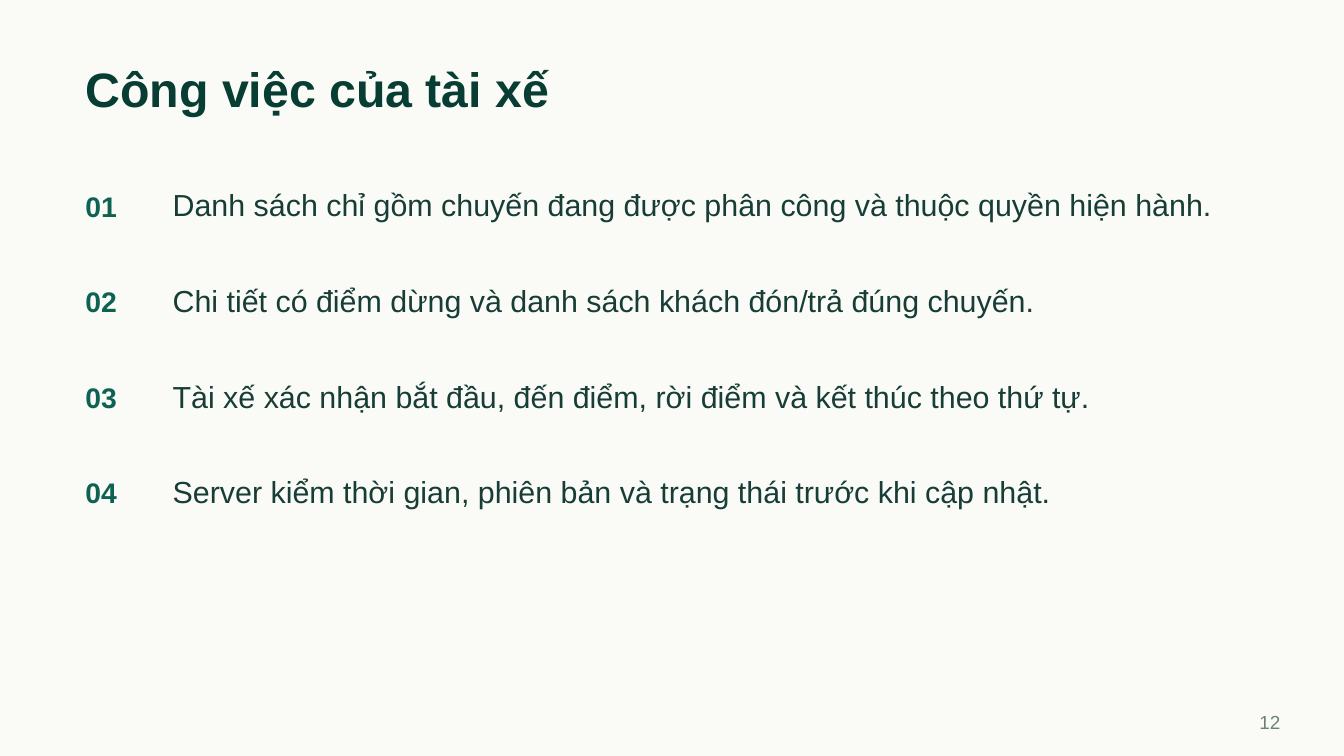
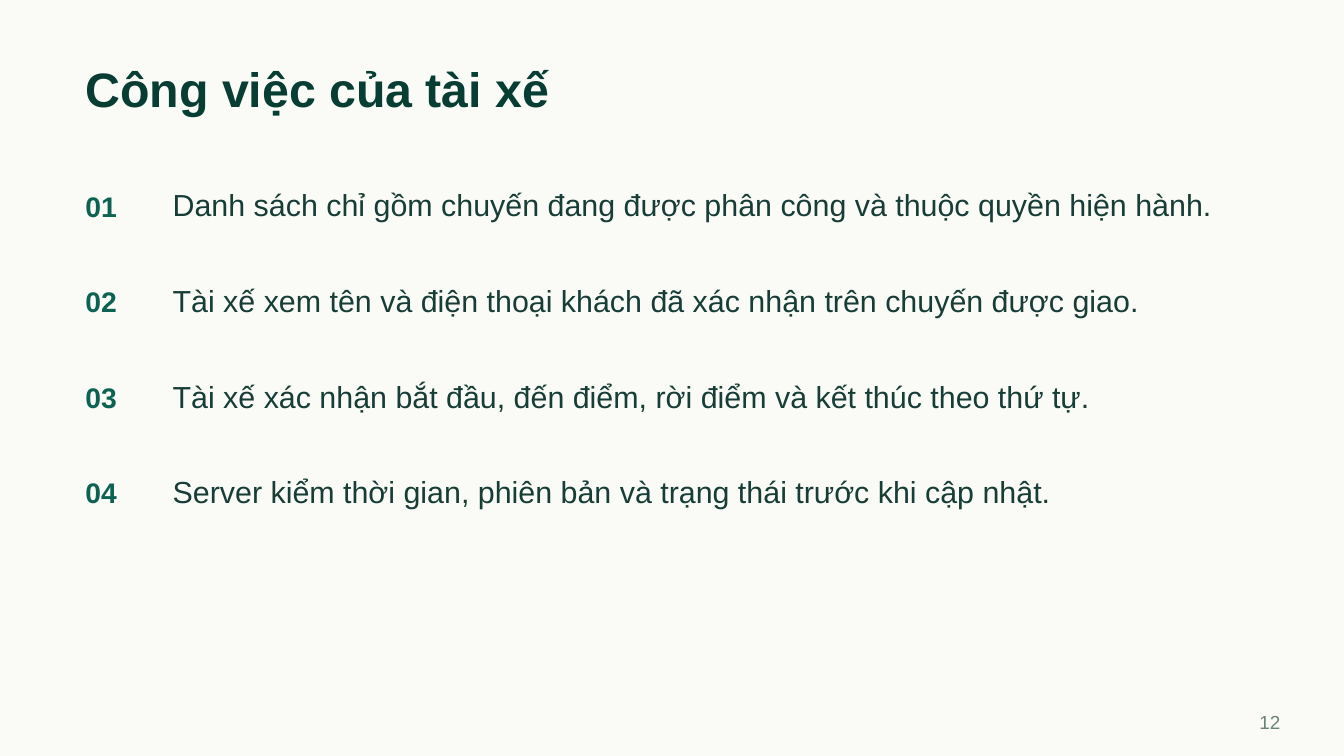
Before and after one commit to hieuv526034/vietroute-web, a slide deck: slide 12 of docs/05-ke-hoach/bao-cao/Thuyet_trinh_VietRoute.pptx. Drawn at 1344x756 pixels with LibreOffice and Linux fonts; fonts in the diff are those of the drawing. Boxes give left, top, right and bottom in pixels: in the first picture for what was removed or moved away, otherwise in the second. Text is boxed around its words. In the diff, an @@ line names an element or a change of style, - is before the commit and + after.

Commit message:
Đồng bộ slide và kịch bản demo liên hệ tài xế (docs)
Bổ sung liên hệ hai phía, đồng bộ 80 test JavaScript và 20 kịch bản thủ công; giữ 28 slide cùng các ô danh tính trống. Ghi rõ trạng thái PR181/182 và giới hạn bản Word cũ.

Kiểm tra: render slide, so sánh bản gốc, finalizer không warning; format, format:check, rules, 233 liên kết/24 tài liệu và diff-check đạt.

```diff
--- a/docs/05-ke-hoach/bao-cao/Thuyet_trinh_VietRoute.pptx
+++ b/docs/05-ke-hoach/bao-cao/Thuyet_trinh_VietRoute.pptx
@@ text at (173, 288, 1139, 318): text changed @@
-Chi tiết có điểm dừng và danh sách khách đón/trả đúng chuyến.
+Tài xế xem tên và điện thoại khách đã xác nhận trên chuyến được giao.
```
Also in this commit, not shown: 2 other slides changed, 3 other files.
